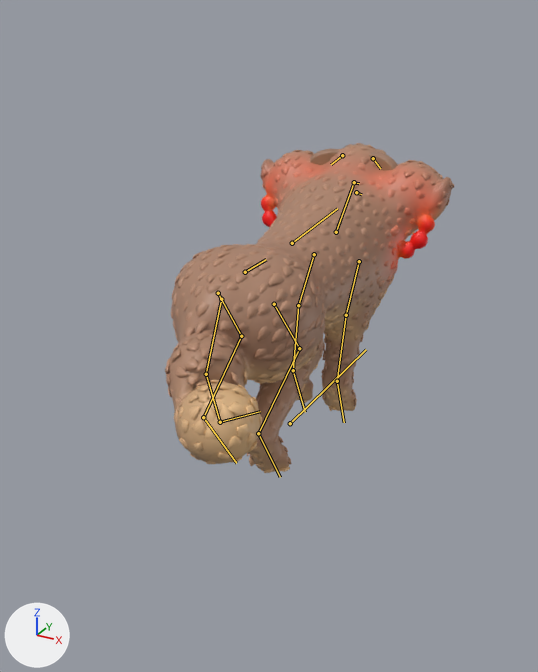
The glTF model game/art/models/cerberus.glb: old version first, new version second.
Camera for both pictures: a 50 mm camera at (1.046, -2.056, 1.322) aimed at (0.032, -0.213, 0.401). Arrows for +X, +Y and +Z are at lower left; the lights stay in place. The older version comes first. Both versions are drawn at frame 14 of the action 'victory'; the numbers are the values there. The bones that bend it are drawn over the model as lines.

In view in the first picture: 'cerberus_movie'.
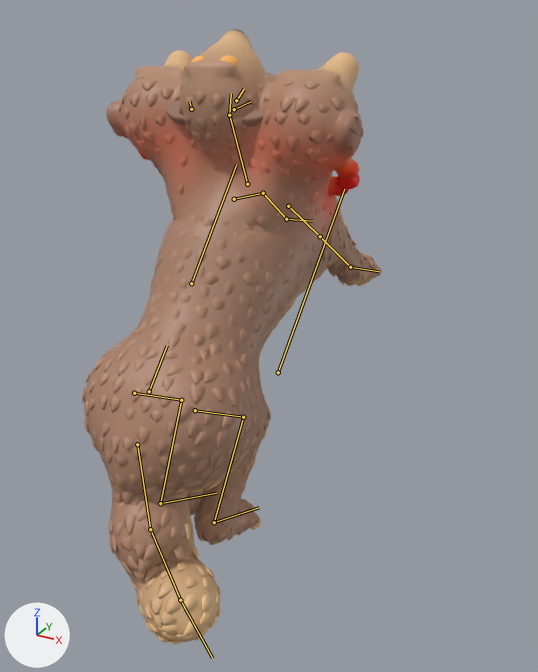
Where the change shows, as pixel boxes [x1, y1, x2, y2] in the pictures (538 x 672 px):
'cerberus_movie', posed (86% taller)
    before: [165, 143, 454, 473]
    after: [82, 29, 382, 644]
bone 'root', root to tip
    before: (290, 423) to (366, 349)
    after: (278, 372) to (344, 189)
bone 'chest', root to tip
    before: (292, 243) to (337, 208)
    after: (191, 283) to (236, 164)
bone 'neck', root to tip
    before: (336, 232) to (354, 182)
    after: (247, 184) to (229, 115)
bone 'head', root to tip
    before: (354, 182) to (359, 183)
    after: (229, 115) to (231, 93)
bone 'jaw', root to tip
    before: (356, 192) to (361, 194)
    after: (236, 100) to (244, 89)
bone 'ear.L', root to tip
    before: (342, 155) to (331, 164)
    after: (191, 109) to (189, 101)
bone 'ear.R', root to tip
    before: (373, 158) to (380, 168)
    after: (234, 109) to (251, 101)
bone 'fl_upper.L', root to tip
    before: (314, 254) to (298, 305)
    after: (234, 199) to (263, 193)
bone 'fl_lower.L', root to tip
    before: (298, 305) to (293, 370)
    after: (263, 193) to (286, 219)
bone 'fl_foot.L', root to tip
    before: (293, 370) to (305, 412)
    after: (286, 219) to (313, 221)
bone 'fl_upper.R', root to tip
    before: (359, 261) to (346, 315)
    after: (288, 206) to (320, 236)
bone 'fl_lower.R', root to tip
    before: (346, 315) to (337, 381)
    after: (320, 236) to (350, 267)
bone 'fl_foot.R', root to tip
    before: (337, 381) to (344, 422)
    after: (350, 267) to (378, 271)
bone 'tail1', root to tip
    before: (221, 299) to (206, 374)
    after: (137, 444) to (150, 529)
bone 'tail2', root to tip
    before: (206, 374) to (220, 422)
    after: (150, 529) to (180, 600)
bone 'tail3', root to tip
    before: (220, 422) to (260, 411)
    after: (180, 600) to (212, 658)
bone 'hl_upper.L', root to tip
    before: (218, 293) to (241, 336)
    after: (134, 393) to (181, 400)
bone 'hl_lower.L', root to tip
    before: (241, 336) to (203, 417)
    after: (181, 400) to (160, 503)
bone 'hl_foot.L', root to tip
    before: (203, 417) to (236, 463)
    after: (160, 503) to (216, 493)
bone 'hl_upper.R', root to tip
    before: (274, 304) to (299, 348)
    after: (195, 410) to (243, 417)
bone 'hl_lower.R', root to tip
    before: (299, 348) to (258, 433)
    after: (243, 417) to (214, 522)
bone 'hl_foot.R', root to tip
    before: (258, 433) to (280, 477)
    after: (214, 522) to (259, 507)

The edits, one by one:
Bone 'root' (bone_root) moves from (0.0, 0.0, -0.028) to (0.0, -0.091, 0.214).
Bone 'root' (bone_root) turns from (0, 0, 0) to (46, 0, 0) degrees about its own x, y and z.
Bone 'chest' (bone_chest) turns from (0, 0, 0) to (-3, 0, 0) degrees about its own x, y and z.
Bone 'neck' (bone_neck) turns from (-3, 0, 0) to (20, 0, 1) degrees about its own x, y and z.
Bone 'head' (bone_head) turns from (-2, 0, 0) to (23, 2, 3) degrees about its own x, y and z.
Bone 'jaw' (bone_jaw) turns from (0, 0, 0) to (-41, 0, 0) degrees about its own x, y and z.
Bone 'ear.L' (bone_ear_l) turns from (-11, 0, 11) to (29, 0, 5) degrees about its own x, y and z.
Bone 'ear.R' (bone_ear_r) turns from (-11, 0, -15) to (29, 0, 0) degrees about its own x, y and z.
Bone 'fl_upper.L' (bone_fl_upper_l) turns from (-6, 0, 0) to (67, 0, 9) degrees about its own x, y and z.
Bone 'fl_lower.L' (bone_fl_lower_l) turns from (-11, 0, 0) to (-59, 0, 0) degrees about its own x, y and z.
Bone 'fl_foot.L' (bone_fl_foot_l) turns from (0, 0, 0) to (-17, 0, 0) degrees about its own x, y and z.
Bone 'fl_upper.R' (bone_fl_upper_r) turns from (-6, 0, 0) to (36, 0, -9) degrees about its own x, y and z.
Bone 'fl_lower.R' (bone_fl_lower_r) turns from (-11, 0, 0) to (-32, 0, 0) degrees about its own x, y and z.
Bone 'fl_foot.R' (bone_fl_foot_r) turns from (0, 0, 0) to (-17, 0, 0) degrees about its own x, y and z.
Bone 'tail1' (bone_tail1) turns from (-20, 0, -16) to (-17, 0, -9) degrees about its own x, y and z.
Bone 'tail2' (bone_tail2) turns from (-20, 0, -31) to (-17, 0, -32) degrees about its own x, y and z.
Bone 'tail3' (bone_tail3) turns from (-20, 0, -45) to (-17, 0, -40) degrees about its own x, y and z.
Bone 'hl_upper.L' (bone_hl_upper_l) turns from (9, 0, 0) to (-14, 0, 0) degrees about its own x, y and z.
Bone 'hl_lower.L' (bone_hl_lower_l) turns from (-14, 0, 0) to (-11, 0, 0) degrees about its own x, y and z.
Bone 'hl_foot.L' (bone_hl_foot_l) turns from (14, 0, 0) to (20, 0, 0) degrees about its own x, y and z.
Bone 'hl_upper.R' (bone_hl_upper_r) turns from (9, 0, 0) to (-14, 0, 0) degrees about its own x, y and z.
Bone 'hl_lower.R' (bone_hl_lower_r) turns from (-14, 0, 0) to (-11, 0, 0) degrees about its own x, y and z.
Bone 'hl_foot.R' (bone_hl_foot_r) turns from (14, 0, 0) to (20, 0, 0) degrees about its own x, y and z.
